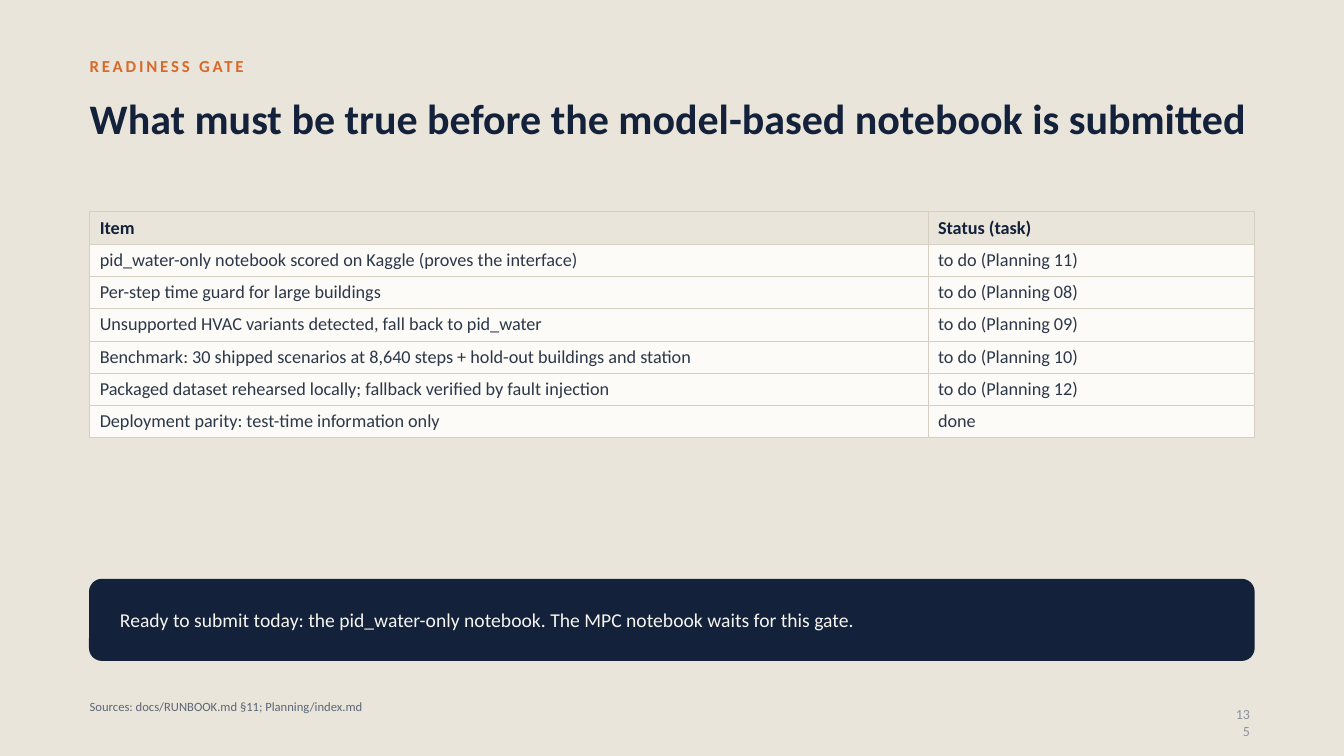
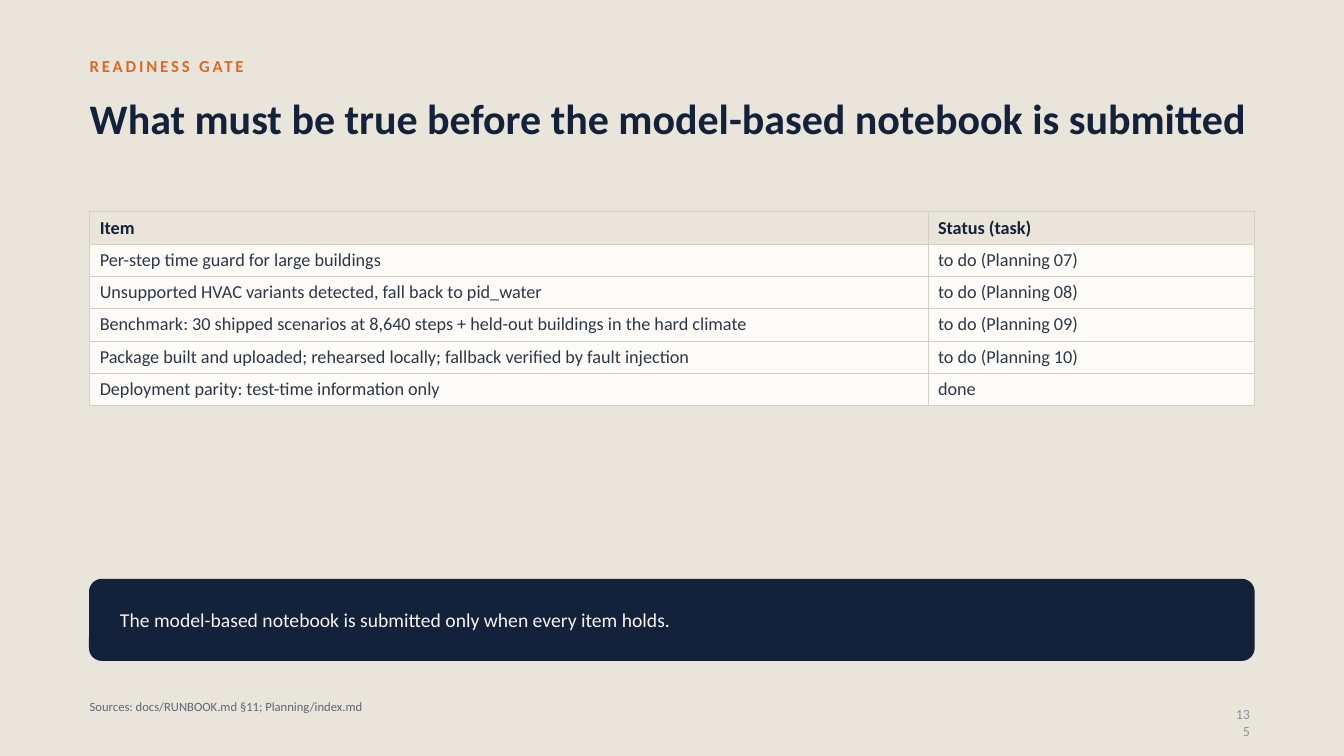
Before and after one commit to srivathsanb14/working-code, a slide deck: slide 135 of docs/One_Controller_for_Every_Building.pptx. Drawn at 1344x756 pixels with LibreOffice and Linux fonts; fonts in the diff are those of the drawing. Boxes give left, top, right and bottom in pixels: in the first picture for what was removed or moved away, otherwise in the second. Text is boxed around its words. In the diff, an @@ line names an element or a change of style, - is before the commit and + after.

```diff
--- a/docs/One_Controller_for_Every_Building.pptx
+++ b/docs/One_Controller_for_Every_Building.pptx
@@ table at [90, 212, 1254, 402] @@
-row 2: pid_water-only notebook scored on Kaggle (proves the interface) | to do (Planning 11)
-row 3: Per-step time guard for large buildings | to do (Planning 08)
-row 4: Unsupported HVAC variants detected, fall back to pid_water | to do (Planning 09)
-row 5: Benchmark: 30 shipped scenarios at 8,640 steps + hold-out buildings and station | to do (Planning 10)
-row 6: Packaged dataset rehearsed locally; fallback verified by fault injection | to do (Planning 12)
+row 2: Per-step time guard for large buildings | to do (Planning 07)
+row 3: Unsupported HVAC variants detected, fall back to pid_water | to do (Planning 08)
+row 4: Benchmark: 30 shipped scenarios at 8,640 steps + held-out buildings in the hard climate | to do (Planning 09)
+row 5: Package built and uploaded; rehearsed locally; fallback verified by fault injection | to do (Planning 10)
@@ text at [120, 613, 670, 630]: text changed @@
-Ready to submit today: the pid_water-only notebook. The MPC notebook waits for this gate.
+The model-based notebook is submitted only when every item holds.
```
Also in this commit, not shown: 5 other slides changed, 22 other files.
